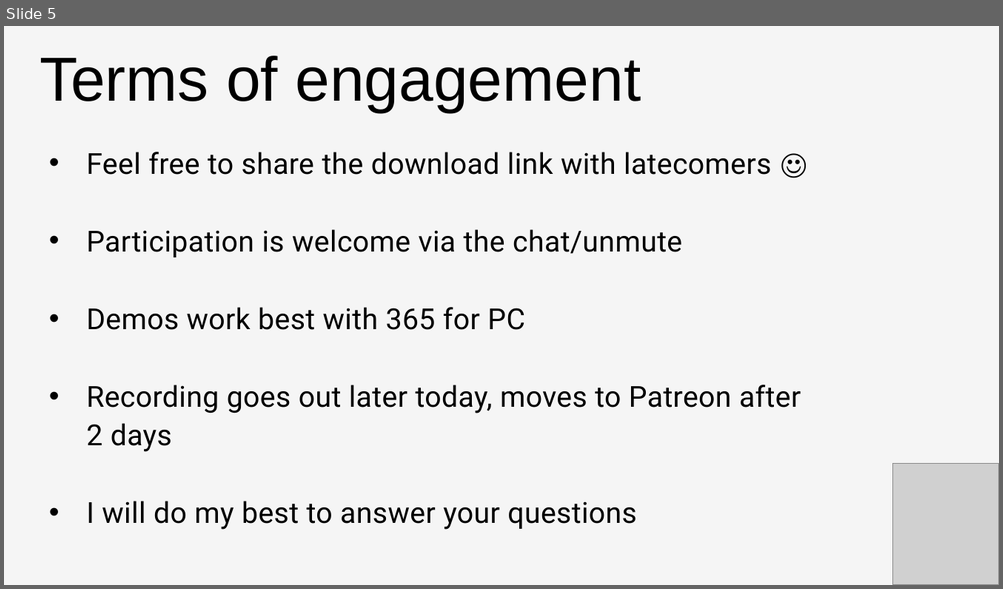
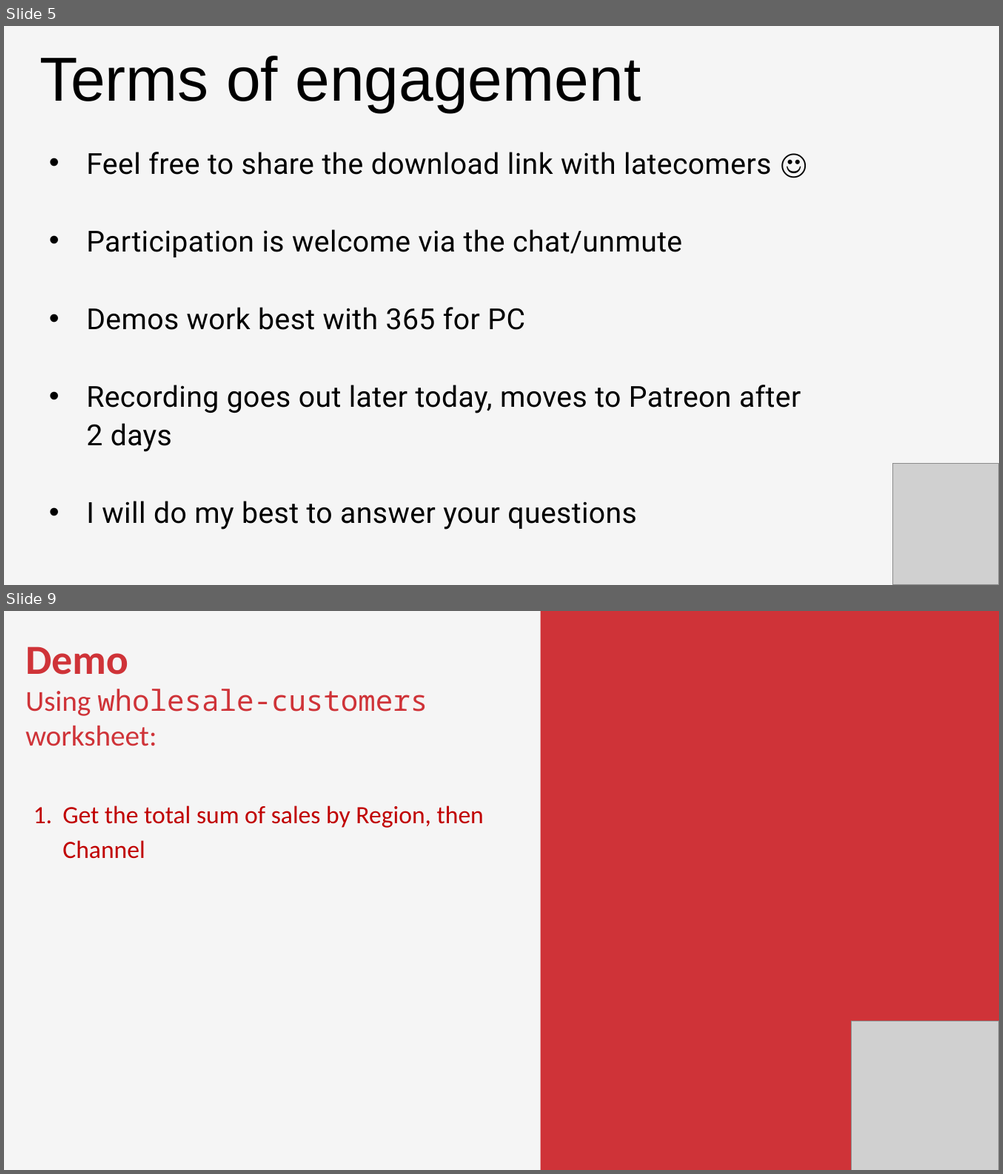
Before and after one commit to stringfestdata/first-steps-pivot-tables-excel, a slide deck: intro-pivot-tables-slides.pptx. Shown one above the other, each under a label of ours: slide 5 before the commit, slides 5 and 9 after it; the slides between them are not shown. The pictures are 1003x589 and 1003x1174 pixels, drawn with LibreOffice and Linux fonts; fonts in the diff are those of the drawing; grey boxes stand for pictures. Boxes give left, top, right and bottom in pixels: in the first picture for what was removed or moved away, otherwise in the second. Text is boxed around its words. In the diff, an @@ line names an element or a change of style, - is before the commit and + after.

```diff
--- a/intro-pivot-tables-slides.pptx
+++ b/intro-pivot-tables-slides.pptx
@@ slide 9 added at [4,611,999,1170], background #F5F5F5 @@
@@ rectangle added at [540,611,999,1170], fill #CF3338 @@
@@ text added at [25,647,484,859], 24 pt, text #C00000 @@
+Demo
+Using wholesale-customers worksheet:
+1. Get the total sum of sales by Region, then Channel
@@ picture added at [851,1022,999,1170] @@
```
Also in this commit, not shown: 1 slide changed, 8 other slides added, 8 slides removed, 23 other files.
